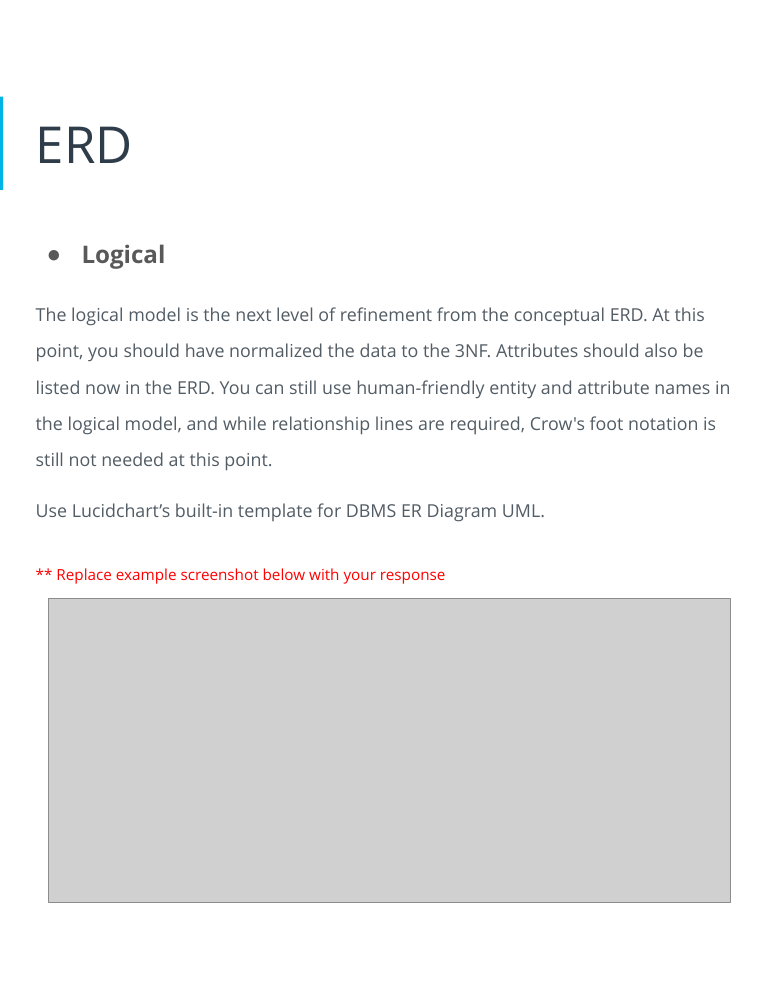
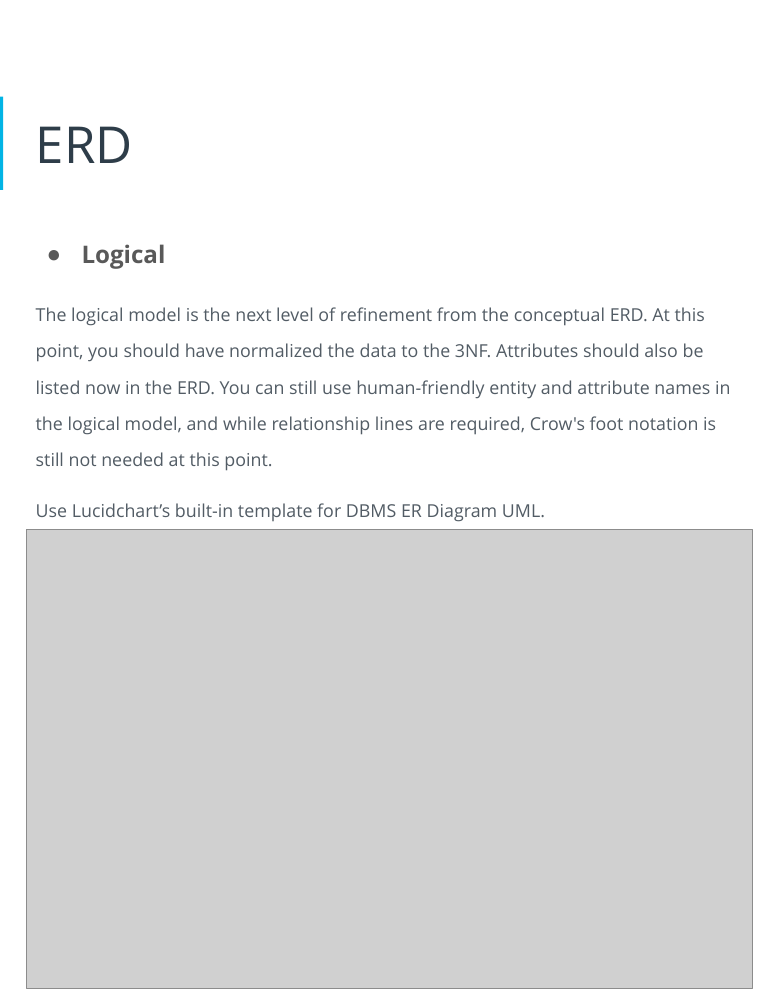
Before and after one commit to SwimLane2/udacity-ai-masters, a slide deck: slide 13 of Modules/03-Data-Architect/projects/Project 1 - Human Resources Database Design/report/HR_Database_Design_Project_Arjun_Avalakki_Mohan.pptx. Drawn at 779x1008 pixels with LibreOffice and Linux fonts; fonts in the diff are those of the drawing; grey boxes stand for pictures. Boxes give left, top, right and bottom in pixels: in the first picture for what was removed or moved away, otherwise in the second. Text is boxed around its words. In the diff, an @@ line names an element or a change of style, - is before the commit and + after.

```diff
--- a/Modules/03-Data-Architect/projects/Project 1 - Human Resources Database Design/report/HR_Database_Design_Project_Arjun_Avalakki_Mohan.pptx
+++ b/Modules/03-Data-Architect/projects/Project 1 - Human Resources Database Design/report/HR_Database_Design_Project_Arjun_Avalakki_Mohan.pptx
@@ picture resized from (x1=49, y1=598, x2=730, y2=903) to (x1=27, y1=530, x2=752, y2=989) @@
@@ text at (x1=56, y1=568, x2=446, y2=584): paragraph removed @@
-** Replace example screenshot below with your response
```
Also in this commit, not shown: 1 other slide changed, 3 other files.
